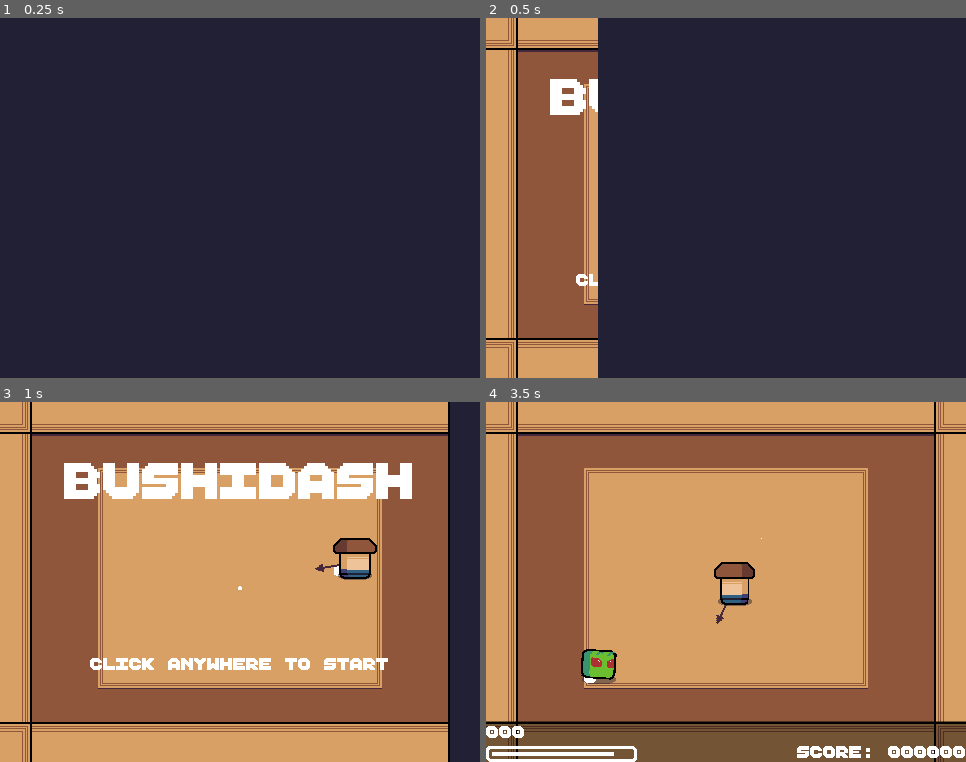
Above: before the commit, frames 1-4 (two rows, left to right).
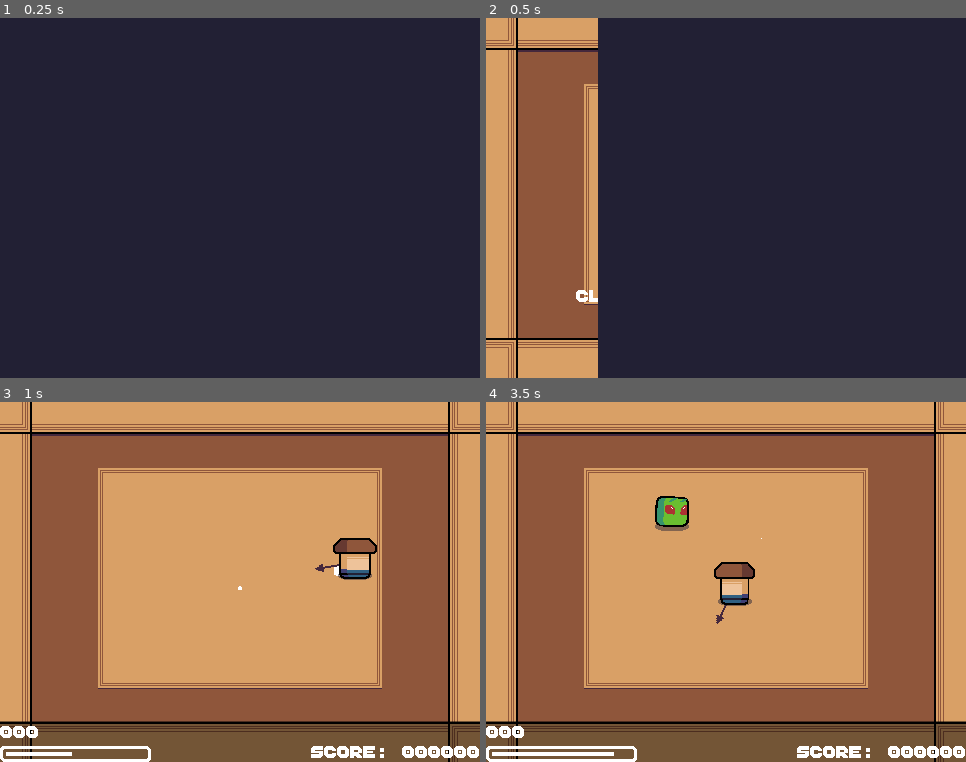
Above: after the commit, the same moments.

Repository: NexusrexDev/Bushidash
Game: Godot game, scene res://World/base.tscn
Same seed, same stepped clock (60 frames per second), same inputs: the game is played once before the commit and once after it.
Inputs (mouse positions are in pixels of both pictures, inside the frame that each line leads up to):
- Up to frame 1 (0.25 s): no input
- Up to frame 2 (0.5 s): no input
- Up to frame 3 (1 s): tap Enter at 0.5 s; move the mouse to (345, 564) at 0.52 s; click (345, 564) at 0.67 s
- Up to frame 4 (3.5 s): tap Enter at 1.25 s; move the mouse to (630, 600) at 1.27 s; click (630, 600) at 1.42 s; move the mouse to (774, 502) at 2.02 s; click (774, 502) at 2.17 s; move the mouse to (702, 654) at 2.77 s; click (702, 654) at 2.92 s

Frame 1 is identical in both runs. In frame 2, 1.0% of the frame differs, in the area x 13-24%, y 16-79%; in frame 3, 23%, in the area x 0-100%, y 0-100%; in frame 4, 1.3%.

Commit message:
Particle update, enemy scaling and spawner weight

Diff:
--- a/Enemies/Charger/charger_enemy.gd
+++ b/Enemies/Charger/charger_enemy.gd
@@ -6,6 +6,7 @@
 @export var _sprite : Sprite2D
 @export var _charge_timer : Timer
 @export var _charge_speed : float = 350
+@export var _charge_timer_duration : float = 0.5
 @export var _score : int = 20
 
 @export_category("SFX")
@@ -29,6 +30,9 @@
 	_animation_player.play("intro")
 
 func _start_action() -> void:
+	_charge_timer_duration = 0.5 - clamp(((GameManager.current_wave-3) * 0.05), 0, 0.2)
+	_charge_speed = 350 + clamp(((GameManager.current_wave-3) * 20), 0, 360)
+	_animation_player.speed_scale = 1.2 + clamp(((GameManager.current_wave-3) * 0.2), 0, 1)
 	_on_charge_timer_timeout()
 
 func _physics_process(delta: float) -> void:
@@ -55,7 +59,7 @@
 func end_charge() -> void:
 	_is_charging = false
 	_charge_velocity = Vector2.ZERO
-	_charge_timer.start()
+	_charge_timer.start(_charge_timer_duration)
 	_animation_player.play("RESET")
 	GameManager.screen_shake(1.5)
 	SoundManager.play_sfx(_wall_hit_sfx)
--- a/Enemies/Follower/base_enemy.gd
+++ b/Enemies/Follower/base_enemy.gd
@@ -5,6 +5,7 @@
 @export var _sprite : Sprite2D
 @export var _score : int = 10
 @onready var _animation_player : AnimationPlayer = $AnimationPlayer
+@export var _speed : float = 60
 var _player : Node
 var _started : bool = false
 var _explosion_particles : PackedScene = preload("res://Particles/explosion_particle.tscn")
@@ -19,12 +20,14 @@
 
 func _start_action() -> void:
 	_started = true
+	_speed = 60 + clamp(((GameManager.current_wave-3)* 20), 0, 60)
+	_animation_player.speed_scale = 1.2 + clamp(((GameManager.current_wave-3) * 0.2), 0, 1)
 	_animation_player.play("waddle")
 
 func _physics_process(delta: float) -> void:
 	if _started and _player:
 		var direction : Vector2 = (_player.position - position).normalized()
-		var velocity : Vector2 = direction * 60
+		var velocity : Vector2 = direction * _speed
 		if direction.x < 0:
 			_sprite.flip_h = true
 		else:
--- a/Enemies/Ranger/ranger_enemy.gd
+++ b/Enemies/Ranger/ranger_enemy.gd
@@ -6,6 +6,7 @@
 @export var _sprite: Sprite2D
 @export var _shoot_component: ShootComponent
 @export var _shoot_timer: Timer
+@export var _shoot_time : float = 1
 @export var _score: int = 30
 
 @export_category("SFX")
@@ -22,6 +23,7 @@
 	_animation_player.play("intro")
 
 func _start_action() -> void:
+	_shoot_time = 1 - clamp(((GameManager.current_wave-3) * 0.1), 0, 0.4)
 	_on_shoot_timer_timeout()
 
 func _process(_delta: float) -> void:
@@ -40,7 +42,7 @@
 	if _player:
 		var direction : Vector2 = (_player.position - position).normalized()
 		_shoot_component.shoot_at(direction)
-		_shoot_timer.start()
+		_shoot_timer.start(_shoot_time)
 
 		SoundManager.play_sfx(_shoot_sfx)
 
--- a/Particles/explosion_particle.tscn
+++ b/Particles/explosion_particle.tscn
@@ -5,7 +5,8 @@
 [ext_resource type="Texture2D" uid="uid://ce2iviamkukkc" path="res://Particles/Circle.png" id="2_mo6m0"]
 
 [sub_resource type="Curve" id="Curve_wnoda"]
-_data = [Vector2(0, 0), 0.0, 0.0, 0, 0, Vector2(0.545802, 1), 0.0, 0.0, 0, 0]
+max_value = 1.5
+_data = [Vector2(0, 0), 0.0, 0.0, 0, 0, Vector2(0.546, 1.2), 0.0, 0.0, 0, 0]
 point_count = 2
 
 [sub_resource type="Gradient" id="Gradient_ovuce"]
@@ -23,12 +24,12 @@
 [node name="BoomParticle" type="CPUParticles2D" parent="."]
 emitting = false
 amount = 1
+lifetime = 0.7
 one_shot = true
 speed_scale = 1.5
+explosiveness = 0.49
 texture = ExtResource("2_mo6m0")
 gravity = Vector2(0, 0)
-scale_amount_min = 0.25
-scale_amount_max = 0.25
 scale_amount_curve = SubResource("Curve_wnoda")
 color_ramp = SubResource("Gradient_ovuce")
 
@@ -42,7 +43,7 @@
 direction = Vector2(0, -1)
 spread = 127.7
 gravity = Vector2(0, 0)
-initial_velocity_min = 94.59
-initial_velocity_max = 94.59
+initial_velocity_min = 60.0
+initial_velocity_max = 70.0
 scale_amount_min = 0.5
 scale_amount_curve = SubResource("Curve_aeoal")
--- /dev/null
+++ b/Player/flash.gdshader
@@ -0,0 +1,15 @@
+shader_type canvas_item;
+
+uniform bool active = false;
+uniform vec4 tint : source_color = vec4(1., 1., 0., 1);
+
+void fragment() {
+	vec4 tint_copy = tint;
+	vec4 previous_color = texture(TEXTURE, UV);
+
+	if (active == true)
+	{
+		tint_copy.a = previous_color.a;
+		COLOR = tint_copy;
+	}
+}
--- a/Player/player.gd
+++ b/Player/player.gd
@@ -24,6 +24,7 @@
 
 func _ready() -> void:
 	_attack_area.process_mode = Node.PROCESS_MODE_DISABLED
+	(sprite.material as ShaderMaterial).set_shader_parameter("active", false)
 
 func _set_hp(value: int) -> void:
 	hp = value
@@ -74,6 +75,9 @@
 func _on_cooldown_timer_timeout() -> void:
 	_can_dash = true
 
+func _on_iframe_timer_timeout() -> void:
+	(sprite.material as ShaderMaterial).set_shader_parameter("active", false)
+
 func _physics_process(delta: float) -> void:
 	if _is_dashing:
 		var speed : float = _target_velocity.length()
@@ -89,6 +93,8 @@
 		return
 
 	SoundManager.play_sfx(_hit_sfx)
+	(sprite.material as ShaderMaterial).set_shader_parameter("active", true)
+
 	if hp > 1:
 		hp -= 1
 		GameManager.reset_combo()
--- a/Player/player.tscn
+++ b/Player/player.tscn
@@ -9,6 +9,12 @@
 [ext_resource type="Script" path="res://Components/HurtComponent.gd" id="3_awalr"]
 [ext_resource type="PackedScene" uid="uid://cmmsbrpej44j4" path="res://Particles/dust_particles.tscn" id="3_h1q21"]
 [ext_resource type="PackedScene" uid="uid://cbivcdy3q0y3" path="res://Particles/trail.tscn" id="5_wxoc8"]
+[ext_resource type="Shader" path="res://Player/flash.gdshader" id="6_rdh1k"]
+
+[sub_resource type="ShaderMaterial" id="ShaderMaterial_gmxrr"]
+shader = ExtResource("6_rdh1k")
+shader_parameter/active = false
+shader_parameter/tint = Color(1, 1, 1, 1)
 
 [sub_resource type="RectangleShape2D" id="RectangleShape2D_xgeqb"]
 size = Vector2(32, 32)
@@ -76,6 +82,7 @@
 [node name="Pointer" parent="." instance=ExtResource("2_m0lfc")]
 
 [node name="Sprite2D" type="Sprite2D" parent="."]
+material = SubResource("ShaderMaterial_gmxrr")
 texture = ExtResource("2_p7gu6")
 offset = Vector2(0, -4)
 
@@ -111,4 +118,5 @@
 }
 autoplay = "idle"
 
+[connection signal="timeout" from="IFrameTimer" to="." method="_on_iframe_timer_timeout"]
 [connection signal="damage" from="HurtComponent" to="." method="_on_hurt_component_damage"]
--- a/Singleton/game_manager.gd
+++ b/Singleton/game_manager.gd
@@ -16,6 +16,8 @@
 var _shake_value : float = 0.0
 var _default_timescale : float = 1.0
 
+var current_wave : int = 0
+
 func _ready() -> void:
 	_camera = Camera2D.new()
 	_camera.anchor_mode = Camera2D.ANCHOR_MODE_FIXED_TOP_LEFT
@@ -29,6 +31,7 @@
 func restart_game() -> void:
 	score = 0
 	combo = 0
+	current_wave = 0
 	Engine.time_scale = 1.0
 	get_tree().paused = false
 	get_tree().call_deferred("reload_current_scene")
--- a/UI/game_over.gd
+++ b/UI/game_over.gd
@@ -8,10 +8,6 @@
 func _ready() -> void:
 	_animation_player.play("gameover")
 
-func _notification(what: int) -> void:
-	if what == NOTIFICATION_PAUSED:
-		_animation_player.play("gameover")
-
 func update_score_label() -> void:
 	_label.text = _wise_lines[randi() % _wise_lines.size()] + "\nYour score: " + str(GameManager.score).pad_zeros(6)
 
--- a/UI/main_menu.tscn
+++ b/UI/main_menu.tscn
@@ -1,13 +1,9 @@
-[gd_scene load_steps=9 format=3 uid="uid://itpa4i882d5k"]
+[gd_scene load_steps=8 format=3 uid="uid://itpa4i882d5k"]
 
 [ext_resource type="Script" path="res://UI/main_menu.gd" id="1_1jqwt"]
-[ext_resource type="FontFile" uid="uid://bku3rqvvs8r2i" path="res://UI/Font/Bore Blasters 21.ttf" id="1_l4tdi"]
 [ext_resource type="Theme" uid="uid://cidxqcswp8nf4" path="res://UI/game_ui.tres" id="2_5nwhw"]
+[ext_resource type="Texture2D" uid="uid://d1g4iw7u87jxo" path="res://UI/Logo.png" id="2_70l7n"]
 [ext_resource type="Texture2D" uid="uid://byhboatjgfxbw" path="res://UI/Pixel.png" id="4_dcdd8"]
-
-[sub_resource type="LabelSettings" id="LabelSettings_j8ul0"]
-font = ExtResource("1_l4tdi")
-font_size = 64
 
 [sub_resource type="Animation" id="Animation_7obay"]
 length = 0.001
@@ -59,7 +55,7 @@
 tracks/1/interp = 1
 tracks/1/loop_wrap = true
 tracks/1/keys = {
-"times": PackedFloat32Array(0.6),
+"times": PackedFloat32Array(0.2),
 "transitions": PackedFloat32Array(1),
 "update": 1,
 "values": [true]
@@ -92,14 +88,12 @@
 [node name="MarginContainer2" type="MarginContainer" parent="VBoxContainer"]
 layout_mode = 2
 size_flags_vertical = 3
-size_flags_stretch_ratio = 0.3
+size_flags_stretch_ratio = 0.35
 
-[node name="Label" type="Label" parent="VBoxContainer"]
+[node name="TextureRect" type="TextureRect" parent="VBoxContainer"]
 layout_mode = 2
-text = "bushidash"
-label_settings = SubResource("LabelSettings_j8ul0")
-horizontal_alignment = 1
-uppercase = true
+texture = ExtResource("2_70l7n")
+stretch_mode = 3
 
 [node name="MarginContainer" type="MarginContainer" parent="VBoxContainer"]
 layout_mode = 2
@@ -115,7 +109,7 @@
 [node name="MarginContainer3" type="MarginContainer" parent="VBoxContainer"]
 layout_mode = 2
 size_flags_vertical = 3
-size_flags_stretch_ratio = 0.6
+size_flags_stretch_ratio = 0.4
 
 [node name="ColorBG" type="TextureRect" parent="."]
 modulate = Color(0.133333, 0.12549, 0.203922, 1)
--- a/World/spawner.gd
+++ b/World/spawner.gd
@@ -1,11 +1,4 @@
 extends Node
-
-enum EnemyType {
-	FOLLOWER,
-	FLOATER,
-	CHARGER,
-	RANGER
-}
 
 @export var _spawn_points : Array[Marker2D] = []
 @export var _enemy_scenes : Array[PackedScene] = []
@@ -13,7 +6,6 @@
 @export var _pattern_timer : Timer # Used to keep gaps between patterns
 @export var _instantiate_timer : Timer # Used to spawn enemies
 
-var _current_wave : int = 0
 var _current_pattern : int = 0
 var _target_enemies : int = 0
 var _destroyed_enemies : int = 0
@@ -24,7 +16,7 @@
 	_wave_timer.start()
 
 func _start_wave() -> void:
-	_current_wave += 1
+	GameManager.current_wave += 1
 	_current_pattern = 0
 	_start_pattern()
 
@@ -36,19 +28,47 @@
 	_instantiate_timer.start()
 
 func _generate_pattern() -> Array:
-	var available_enemies : Array = _enemy_scenes.slice(0, _current_wave)
+	var available_enemies : Array = _enemy_scenes.slice(0, GameManager.current_wave)
 	var available_spawn_points : Array = _spawn_points.duplicate()
+
+	if GameManager.current_wave <= 3:
+		return _early_patterns(available_enemies, available_spawn_points)
+	else:
+		return _late_patterns(available_enemies, available_spawn_points)
+
+func _early_patterns(available_enemies: Array, available_spawn_points: Array) -> Array:
 	var pattern := []
-
-	if _current_wave <= 3 and _current_pattern == 1:
-		var first_enemy : PackedScene = available_enemies[_current_wave - 1]
+	if _current_pattern == 1:
+		var first_enemy : PackedScene = available_enemies[GameManager.current_wave - 1]
 		var spawn_point : Marker2D = available_spawn_points[randi() % available_spawn_points.size()]
 		pattern.append([first_enemy, spawn_point])
-		_target_enemies = 1
-		return pattern
+	else:
+		var max_randi : int = 3 if randi() % 101 <= 90 else 4
+		var min_randi : int = 2
+		_target_enemies = randi_range(min_randi, max_randi)
 
-	var max_randi : int = 5
-	_target_enemies = randi_range(2, max_randi)
+		for i in range(_target_enemies):
+			var select_showcase_enemy : bool = randi() % 2 == 0
+			var enemy_type : PackedScene
+			var spawn_point : Marker2D = available_spawn_points[randi() % available_spawn_points.size()]
+
+			if select_showcase_enemy:
+				enemy_type = available_enemies[GameManager.current_wave - 1]
+			else:
+				enemy_type = available_enemies[randi() % available_enemies.size()]
+
+			available_spawn_points.erase(spawn_point)
+			pattern.append([enemy_type, spawn_point])
+
+	_target_enemies = pattern.size()
+	return pattern
+
+func _late_patterns(available_enemies: Array, available_spawn_points: Array) -> Array:
+	var pattern := []
+	var max_randi : int = 5 if randi() % 101 <= 95 else 7
+	var min_randi : int = clamp(3 + ((GameManager.current_wave - 3) / 3), 3, max_randi)
+	_target_enemies = randi_range(min_randi, max_randi)
+
 	for i in range(_target_enemies):
 		var enemy_type : PackedScene = available_enemies[randi() % available_enemies.size()]
 		var spawn_point : Marker2D = available_spawn_points[randi() % available_spawn_points.size()]
--- a/World/spawner.tscn
+++ b/World/spawner.tscn
@@ -41,10 +41,11 @@
 position = Vector2(376, 272)
 
 [node name="WaveTimer" type="Timer" parent="."]
+wait_time = 0.3
 one_shot = true
 
 [node name="PatternTimer" type="Timer" parent="."]
-wait_time = 0.5
+wait_time = 0.25
 one_shot = true
 
 [node name="InstantiateTimer" type="Timer" parent="."]
Binary file changed: Particles/Circle.png
Not shown: 1 places in Player/player.tscn that only renumber resources
Binary file added: UI/Logo.png
Not shown, added: UI/Logo.png.import
